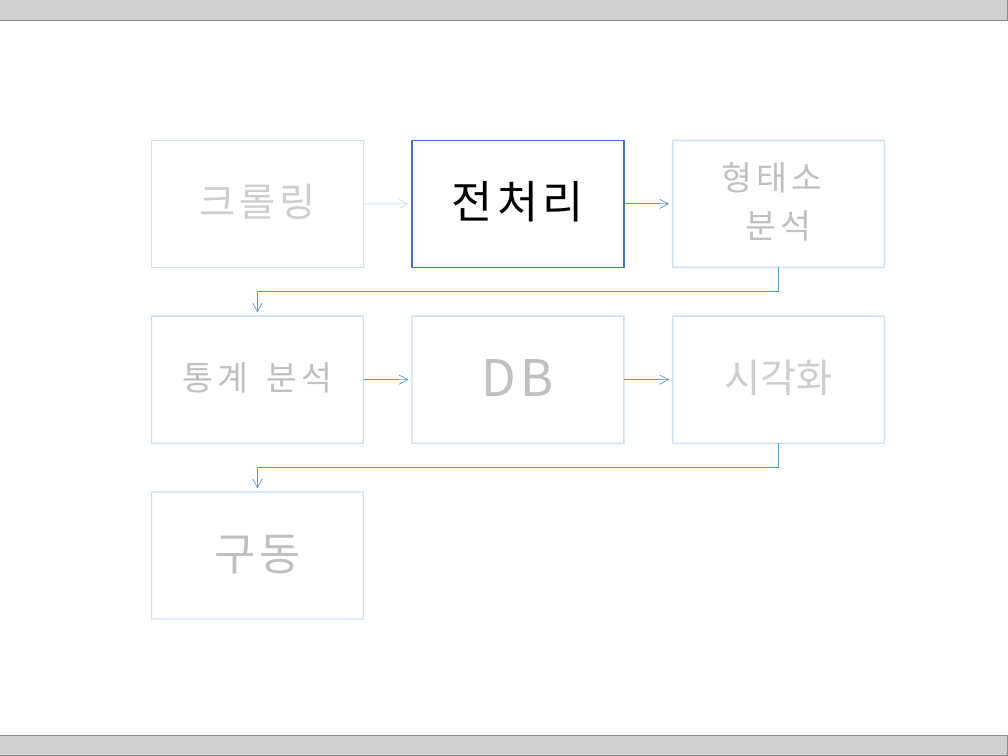
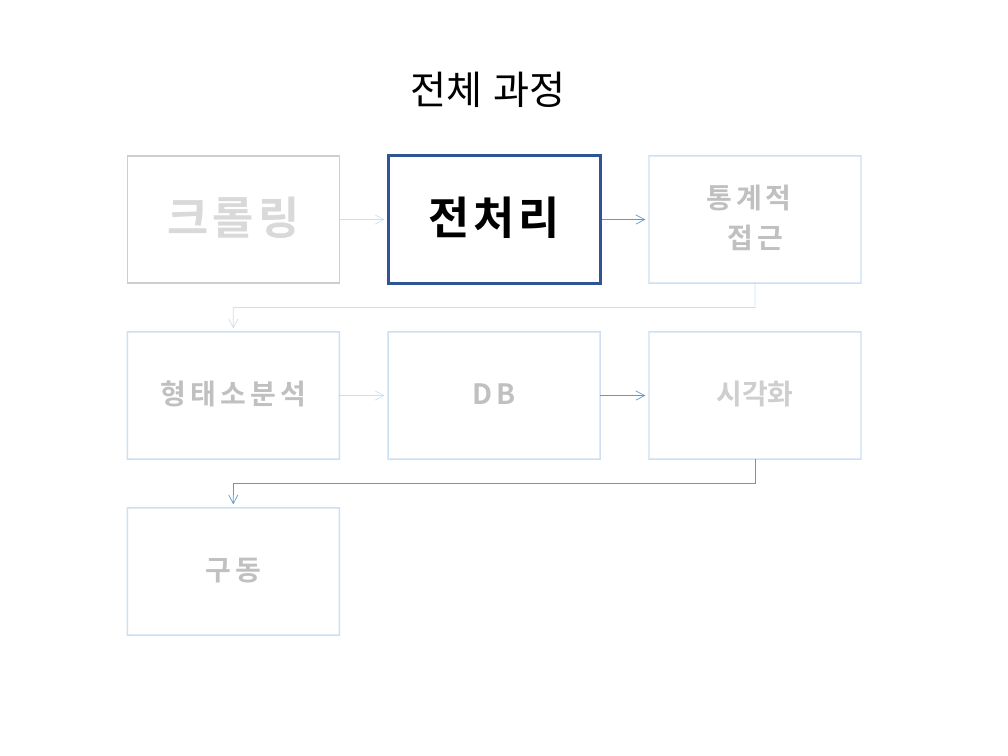
Before and after one commit to HaYongdae/issuewhatshow, a slide deck: slide 9 of doc/최종 PPT.pptx (slide 10 before the commit). Drawn at 1008x756 pixels with LibreOffice and Linux fonts; fonts in the diff are those of the drawing; grey boxes stand for pictures. Boxes give left, top, right and bottom in pixels: in the first picture for what was removed or moved away, otherwise in the second. Text is boxed around its words. In the diff, an @@ line names an element or a change of style, - is before the commit and + after.

```diff
--- a/doc/최종 PPT.pptx
+++ b/doc/최종 PPT.pptx
@@ picture removed at [0,0,1008,21] @@
@@ title added at [410,71,565,107], 28 pt, text #000000 @@
+전체 과정
@@ text "크롤링" at [167,182,299,247]: size 28 to 32 pt, text colour #CECECE to #D9D9D9, bold on; more space between paragraphs @@
@@ rectangle at [127,156,339,283]: outline #CFE2F3 1 pt to #CECECE 1 pt @@
@@ 7 rectangles, 6 freeform shapes, 5 texts: place and size @@
-7 rectangles, 6 freeform shapes, 5 texts at [151,140,884,619]
+7 rectangles, 6 freeform shapes, 5 texts at [127,156,861,635]
@@ text "전처리" at [428,196,560,238]: bold on @@
@@ rectangle at [388,156,600,283]: fill #FFFFFF to none; outline #4472C4 1 pt to #2F5597 2.25 pt @@
@@ text added at [706,185,792,250], 20 pt, text #C0C0C0, bold @@
+통계적
+접근
@@ text "DB" at [473,383,516,404]: size 36 to 20 pt, bold on; less space between paragraphs @@
@@ text "시각화" at [716,381,793,406]: size 28 to 20 pt, bold on; less space between paragraphs @@
@@ text at [160,380,306,406]: text changed; size 24 to 20 pt; bold on @@
-형태소
-분석
+형태소분석
@@ text removed at [182,362,332,392] @@
-통계 분석
@@ text "구동" at [205,558,261,582]: size 32 to 20 pt, bold on; less space between paragraphs @@
@@ picture removed at [0,735,1008,756] @@
```
Also in this commit, not shown: 26 other slides changed.
